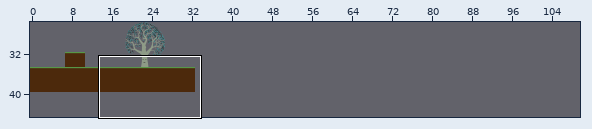
Tiled map: Dimensions - Copia/maps/chapter1Test.tmx. Above, an overview of the earlier version with the close-up marked.
Close-up. Before:
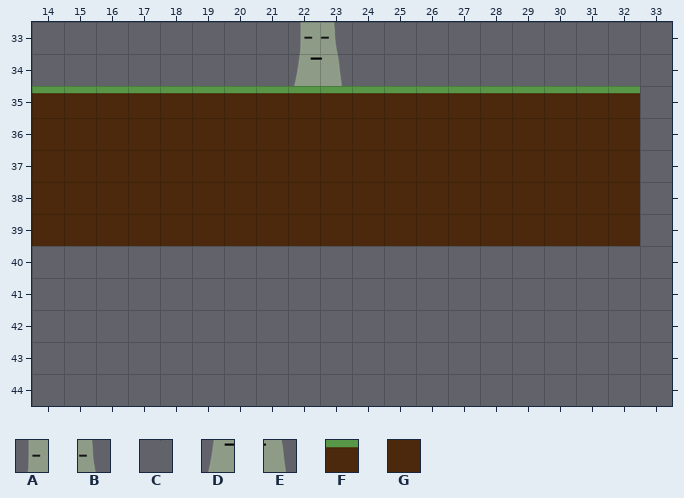
Cells are 32x32 px. Shown: x 14..33, y 33..44. The commit also changed other parts of the map, which this record leaves out.
Key: from "blue_tree": A 59, B 60, C 62, D 67, E 68; from "ground": F 0 "ground", G 6.
_ is an empty cell.
Layers that did not change in this view are not listed.
Layer "Golgota_1" before, first column x 14:
33 ________AB_C________
34 ________DE__________
35 FFFFFFFFFFFFFFFFFFF_
36 GGGGGGGGGGGGGGGGGGG_
37 GGGGGGGGGGGGGGGGGGG_
38 GGGGGGGGGGGGGGGGGGG_
39 GGGGGGGGGGGGGGGGGGG_
40 ____________________
41 ____________________
42 ____________________
43 ____________________
44 ____________________
And afterwards:
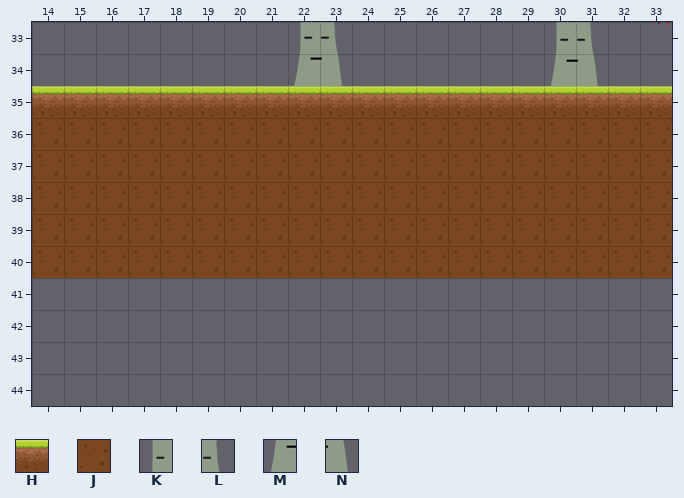
Further tiles: from "ground_elements": H 1 "ground", J 4; from "red_tree": K 59, L 60, M 67, N 68.
Difference:
Changed rows in their new state; . is an unchanged cell.
Layer "Golgota_1":
first column x 14:
33 ................KL..
34 ................MN..
35 HHHHHHHHHHHHHHHHHHHH
36 JJJJJJJJJJJJJJJJJJJJ
37 JJJJJJJJJJJJJJJJJJJJ
38 JJJJJJJJJJJJJJJJJJJJ
39 JJJJJJJJJJJJJJJJJJJJ
40 JJJJJJJJJJJJJJJJJJJJ
